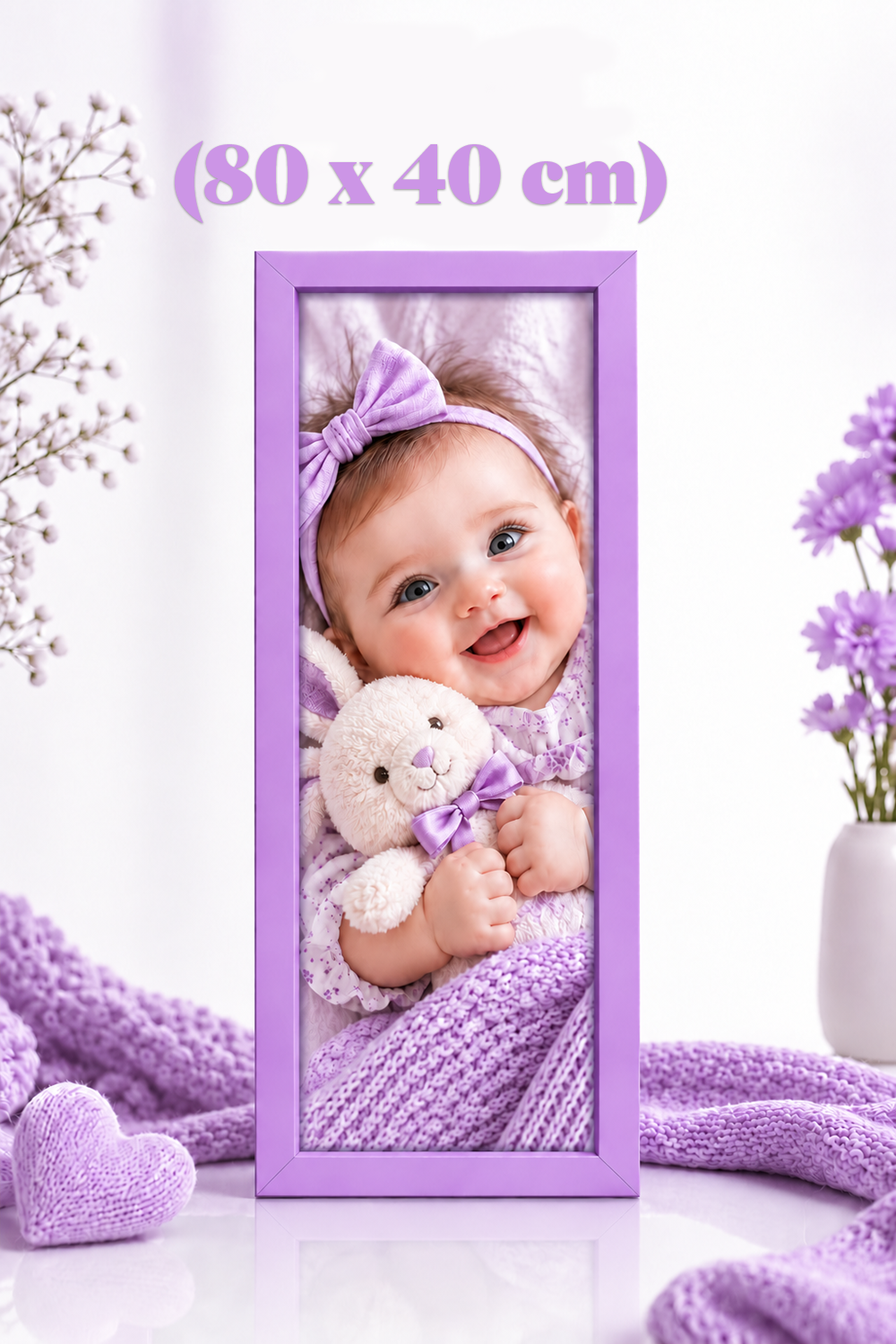
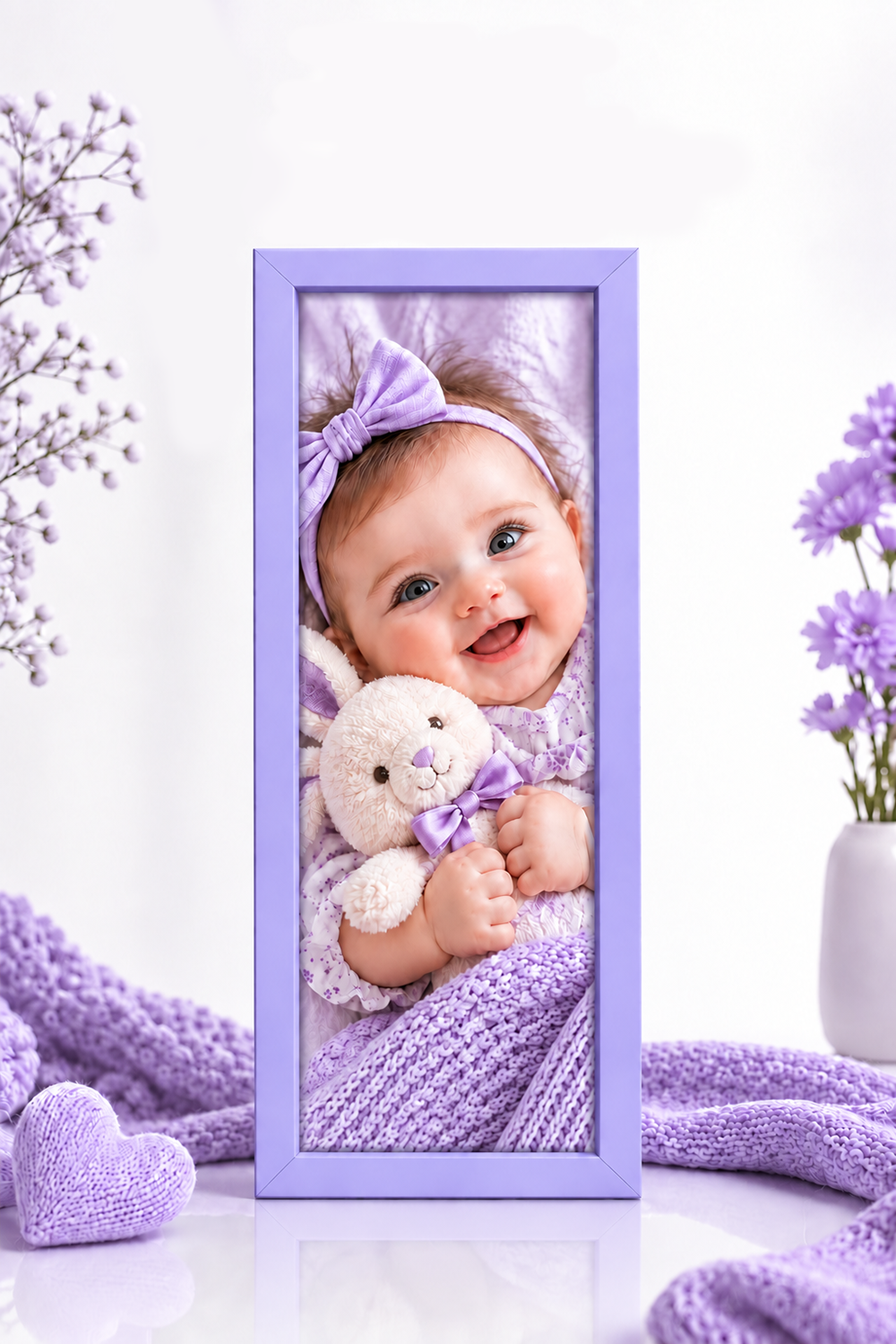
Layered file, before and after one edit (896x1344). Changes by layer:
hid "(80 x 40 cm)" over bbox(174, 140, 667, 224)
painted on "Layer 1" over bbox(94, 0, 775, 479)
renamed "1 Image" to "Poster 50x100cm", painted on it over bbox(0, 0, 896, 1344)
